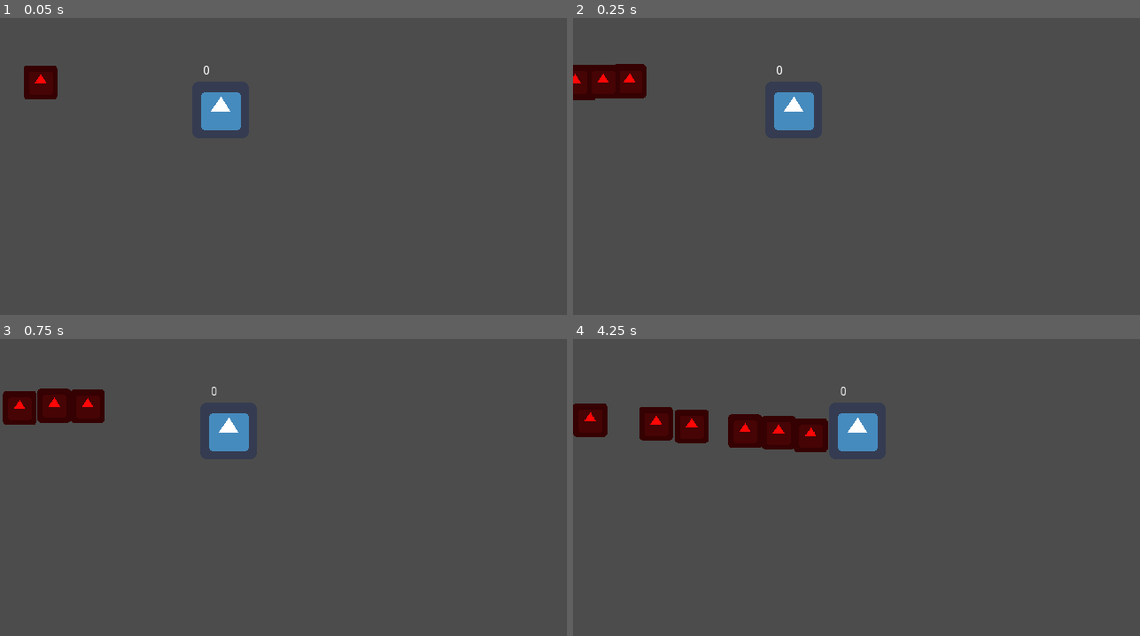
Above: before the commit, frames 1-4 (two rows, left to right).
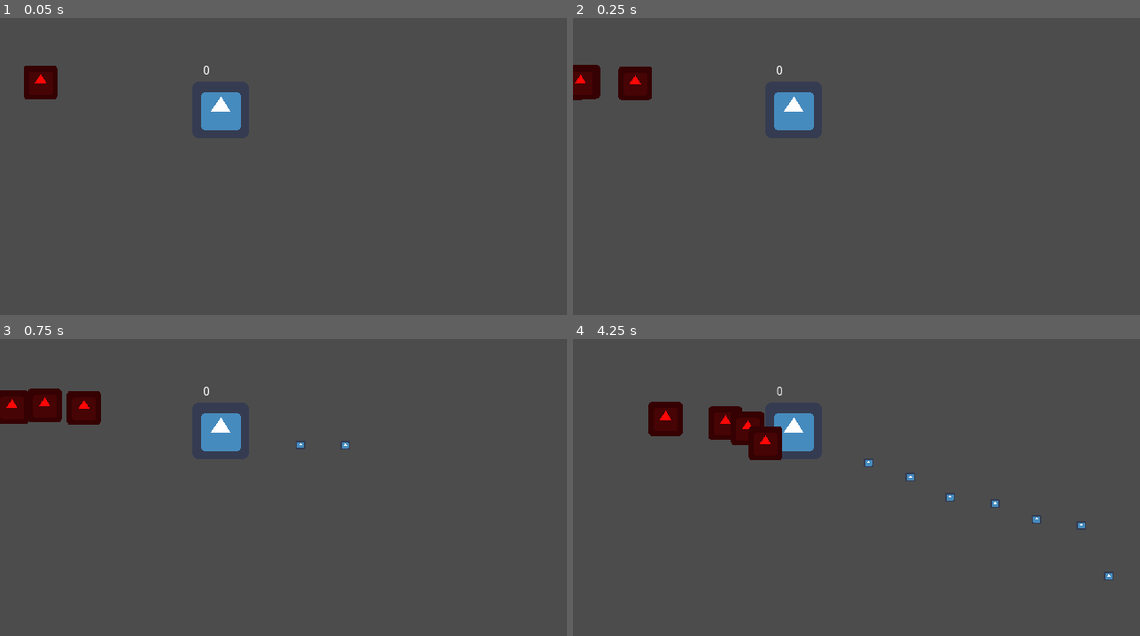
Above: after the commit, the same moments.

Repository: diegoteran/LudumDare52
Game: Godot game, scene res://world.tscn
The game is run twice, just before and just after one commit, with the same random seed, the same clock (stepped at 60 frames per second) and the same inputs. The engine's default icon, where the game draws it, is replaced by a stand-in: a white triangle on a blue panel in a dark square.
Inputs (mouse positions are in pixels of both pictures, inside the frame that each line leads up to):
- Up to frame 1 (0.05 s): no input
- Up to frame 2 (0.25 s): no input
- Up to frame 3 (0.75 s): move the mouse to (408, 463) at 0.52 s; press the mouse at (408, 463) at 0.53 s; hold Right (ui_right, bound only before the commit) from 0.53 s (still down)
- Up to frame 4 (4.25 s): move the mouse to (743, 493) at 1.27 s; release Right (ui_right, bound only before the commit) at 1.28 s; release the mouse at (743, 493) at 1.28 s; hold Down (ui_down, bound only before the commit) 1.28-2.03 s; click (743, 493) at 1.35 s; move the mouse to (913, 407) at 2.02 s; press the mouse at (913, 407) at 2.03 s; hold Right (ui_right, bound only before the commit) 2.03-2.78 s; move the mouse to (828, 540) at 2.77 s; release the mouse at (828, 540) at 2.78 s; hold Up (ui_up, bound only before the commit) 2.78-3.53 s; click (828, 540) at 2.85 s; move the mouse to (1026, 526) at 3.52 s; press the mouse at (1026, 526) at 3.53 s; hold Left (ui_left, bound only before the commit) from 3.53 s (still down)

Frame 1 is identical in both runs. In frame 2, 0.6% of the frame differs, in the area x 0-14%, y 15-28%; in frame 3, 1.1%; in frame 4, 4.8%, in the area x 0-96%, y 16-81%.

Commit message:
Add weapons and projectiles

Diff:
--- a/New folder/Hitboxes and Hurtboxes/HitBox.gd
+++ b/New folder/Hitboxes and Hurtboxes/HitBox.gd
@@ -1,3 +1,5 @@
 extends Area2D
 
 export var damage = 1
+export var knockback = 0;
+export var knockbackDirection = Vector2.ZERO;
--- a/New folder/enemies/Enemy.gd
+++ b/New folder/enemies/Enemy.gd
@@ -4,7 +4,8 @@
 export var MAX_SPEED = 50
 export var FRICTION = 200
 export var KNOCKBACK_FRICTION = 150
-export var hp = 5 setget set_hp
+export var MAX_HP = 5;
+var hp = MAX_HP setget set_hp
 
 enum {
 	IDLE,
@@ -19,7 +20,7 @@
 onready var hitBox = $HitBox
 onready var debug = $Debug
 onready var softCollision = $SoftCollision
-
+onready var healthBar = $HealthBar
 var state = CHASE
 var velocity = Vector2.ZERO
 var knockback = Vector2.ZERO
@@ -28,12 +29,16 @@
 func set_hp(new_value):
 	if new_value != hp:
 		hp = new_value
-#		if hp <= 0:
-#			_on_death()
+		healthBar.value = hp;
+		healthBar.visible = healthBar.value < MAX_HP;
+		if hp <= 0:
+			on_death();
+			state = DEAD;
 
 # Called when the node enters the scene tree for the first time.
 func _ready():
 	player = Globals.get_player()
+	$HealthBar.max_value = MAX_HP;
 
 func _physics_process(delta):
 	debug.text = str(state)
@@ -64,3 +69,17 @@
 	var direction = global_position.direction_to(point)
 	velocity = velocity.move_toward(direction * MAX_SPEED, ACCELERATION * delta)
 	sprite.flip_h = velocity.x < 0
+
+func hit_something():
+	print("HIT THE HUMAN")
+
+func on_death():
+	queue_free();
+
+func _on_HurtBox_area_entered(area):
+	var newHp = max(0, hp - area.damage);
+	print("enemy hit for " + str(area.damage))
+	set_hp(newHp);
+	knockback += area.knockback * area.knockbackDirection;
+	area.get_parent().hit_something();
+	pass # Replace with function body.
--- a/New folder/enemies/Enemy.tscn
+++ b/New folder/enemies/Enemy.tscn
@@ -10,6 +10,9 @@
 
 [sub_resource type="CircleShape2D" id=3]
 radius = 29.0
+
+[sub_resource type="CircleShape2D" id=4]
+radius = 29.2746
 
 [sub_resource type="CircleShape2D" id=2]
 radius = 17.1172
@@ -38,10 +41,23 @@
 [node name="HurtBox" parent="." instance=ExtResource( 2 )]
 collision_layer = 8
 
+[node name="CollisionShape2D2" type="CollisionShape2D" parent="HurtBox"]
+shape = SubResource( 4 )
+
 [node name="SoftCollision" parent="." instance=ExtResource( 3 )]
 
 [node name="CollisionShape2D" parent="SoftCollision" index="0"]
 shape = SubResource( 2 )
 
+[node name="HealthBar" type="ProgressBar" parent="."]
+visible = false
+margin_left = -24.0
+margin_top = -34.0
+margin_right = 22.0
+margin_bottom = -20.0
+percent_visible = false
+
+[connection signal="area_entered" from="HurtBox" to="." method="_on_HurtBox_area_entered"]
+
 [editable path="HitBox"]
 [editable path="SoftCollision"]
--- a/New folder/player/Player.gd
+++ b/New folder/player/Player.gd
@@ -35,13 +35,22 @@
 
 	move()
 
+func _process(delta):
+	if Input.is_action_pressed("attack"):
+		var direction = (get_global_mouse_position() - global_position).normalized()
+		if Input.is_action_just_pressed("attack"):
+			$Weapon.shoot(direction);
+		else:
+			$Weapon.auto_shoot(direction);
+
+
 func move():
 	velocity = move_and_slide(velocity)
 
 func move_state(delta):
 	var input_vector = Vector2.ZERO
-	input_vector.x = Input.get_action_strength("ui_right") - Input.get_action_strength("ui_left")
-	input_vector.y = Input.get_action_strength("ui_down") - Input.get_action_strength("ui_up")
+	input_vector.x = Input.get_action_strength("move_right") - Input.get_action_strength("move_left")
+	input_vector.y = Input.get_action_strength("move_down") - Input.get_action_strength("move_up")
 	input_vector = input_vector.normalized()
 
 	if input_vector != Vector2.ZERO:
--- a/New folder/player/Player.tscn
+++ b/New folder/player/Player.tscn
@@ -1,8 +1,9 @@
-[gd_scene load_steps=6 format=2]
+[gd_scene load_steps=7 format=2]
 
 [ext_resource path="res://icon.png" type="Texture" id=1]
 [ext_resource path="res://player/Player.gd" type="Script" id=2]
 [ext_resource path="res://Hitboxes and Hurtboxes/HurtBox.tscn" type="PackedScene" id=3]
+[ext_resource path="res://projectiles/weapon.tscn" type="PackedScene" id=4]
 
 [sub_resource type="CapsuleShape2D" id=1]
 radius = 22.0
@@ -31,6 +32,16 @@
 [node name="CollisionShape2D" parent="HurtBox" index="0"]
 shape = SubResource( 2 )
 
+[node name="Weapon" parent="." instance=ExtResource( 4 )]
+position = Vector2( -27, 35 )
+projectileSpeed = 500
+projectileAliveTime = 2.0
+projectileCritDmg = 2
+projectileCritChance = 0.2
+projectileKnockback = 50
+spray = 5
+automatic = true
+
 [connection signal="area_entered" from="HurtBox" to="." method="_on_HurtBox_area_entered"]
 
 [editable path="HurtBox"]
--- a/New folder/project.godot
+++ b/New folder/project.godot
@@ -31,32 +31,81 @@
 
 [input]
 
+ui_accept={
+"deadzone": 0.5,
+"events": [  ]
+}
+ui_select={
+"deadzone": 0.5,
+"events": [  ]
+}
+ui_cancel={
+"deadzone": 0.5,
+"events": [  ]
+}
+ui_focus_next={
+"deadzone": 0.5,
+"events": [  ]
+}
+ui_focus_prev={
+"deadzone": 0.5,
+"events": [  ]
+}
 ui_left={
 "deadzone": 0.5,
-"events": [ Object(InputEventKey,"resource_local_to_scene":false,"resource_name":"","device":0,"alt":false,"shift":false,"control":false,"meta":false,"command":false,"pressed":false,"scancode":16777231,"physical_scancode":0,"unicode":0,"echo":false,"script":null)
-, Object(InputEventJoypadButton,"resource_local_to_scene":false,"resource_name":"","device":0,"button_index":14,"pressure":0.0,"pressed":false,"script":null)
-, Object(InputEventKey,"resource_local_to_scene":false,"resource_name":"","device":0,"alt":false,"shift":false,"control":false,"meta":false,"command":false,"pressed":false,"scancode":65,"physical_scancode":0,"unicode":0,"echo":false,"script":null)
- ]
+"events": [  ]
 }
 ui_right={
 "deadzone": 0.5,
-"events": [ Object(InputEventKey,"resource_local_to_scene":false,"resource_name":"","device":0,"alt":false,"shift":false,"control":false,"meta":false,"command":false,"pressed":false,"scancode":16777233,"physical_scancode":0,"unicode":0,"echo":false,"script":null)
-, Object(InputEventJoypadButton,"resource_local_to_scene":false,"resource_name":"","device":0,"button_index":15,"pressure":0.0,"pressed":false,"script":null)
-, Object(InputEventKey,"resource_local_to_scene":false,"resource_name":"","device":0,"alt":false,"shift":false,"control":false,"meta":false,"command":false,"pressed":false,"scancode":68,"physical_scancode":0,"unicode":0,"echo":false,"script":null)
- ]
+"events": [  ]
 }
 ui_up={
 "deadzone": 0.5,
-"events": [ Object(InputEventKey,"resource_local_to_scene":false,"resource_name":"","device":0,"alt":false,"shift":false,"control":false,"meta":false,"command":false,"pressed":false,"scancode":16777232,"physical_scancode":0,"unicode":0,"echo":false,"script":null)
-, Object(InputEventJoypadButton,"resource_local_to_scene":false,"resource_name":"","device":0,"button_index":12,"pressure":0.0,"pressed":false,"script":null)
-, Object(InputEventKey,"resource_local_to_scene":false,"resource_name":"","device":0,"alt":false,"shift":false,"control":false,"meta":false,"command":false,"pressed":false,"scancode":87,"physical_scancode":0,"unicode":0,"echo":false,"script":null)
- ]
+"events": [  ]
 }
 ui_down={
 "deadzone": 0.5,
-"events": [ Object(InputEventKey,"resource_local_to_scene":false,"resource_name":"","device":0,"alt":false,"shift":false,"control":false,"meta":false,"command":false,"pressed":false,"scancode":16777234,"physical_scancode":0,"unicode":0,"echo":false,"script":null)
-, Object(InputEventJoypadButton,"resource_local_to_scene":false,"resource_name":"","device":0,"button_index":13,"pressure":0.0,"pressed":false,"script":null)
-, Object(InputEventKey,"resource_local_to_scene":false,"resource_name":"","device":0,"alt":false,"shift":false,"control":false,"meta":false,"command":false,"pressed":false,"scancode":83,"physical_scancode":0,"unicode":0,"echo":false,"script":null)
+"events": [  ]
+}
+ui_page_up={
+"deadzone": 0.5,
+"events": [  ]
+}
+ui_page_down={
+"deadzone": 0.5,
+"events": [  ]
+}
+ui_home={
+"deadzone": 0.5,
+"events": [  ]
+}
+ui_end={
+"deadzone": 0.5,
+"events": [  ]
+}
+attack={
+"deadzone": 0.5,
+"events": [ Object(InputEventMouseButton,"resource_local_to_scene":false,"resource_name":"","device":0,"alt":false,"shift":false,"control":false,"meta":false,"command":false,"button_mask":0,"position":Vector2( 0, 0 ),"global_position":Vector2( 0, 0 ),"factor":1.0,"button_index":1,"pressed":false,"doubleclick":false,"script":null)
+ ]
+}
+move_left={
+"deadzone": 0.5,
+"events": [ Object(InputEventKey,"resource_local_to_scene":false,"resource_name":"","device":0,"alt":false,"shift":false,"control":false,"meta":false,"command":false,"pressed":false,"scancode":65,"physical_scancode":0,"unicode":0,"echo":false,"script":null)
+ ]
+}
+move_right={
+"deadzone": 0.5,
+"events": [ Object(InputEventKey,"resource_local_to_scene":false,"resource_name":"","device":0,"alt":false,"shift":false,"control":false,"meta":false,"command":false,"pressed":false,"scancode":68,"physical_scancode":0,"unicode":0,"echo":false,"script":null)
+ ]
+}
+move_up={
+"deadzone": 0.5,
+"events": [ Object(InputEventKey,"resource_local_to_scene":false,"resource_name":"","device":0,"alt":false,"shift":false,"control":false,"meta":false,"command":false,"pressed":false,"scancode":87,"physical_scancode":0,"unicode":0,"echo":false,"script":null)
+ ]
+}
+move_down={
+"deadzone": 0.5,
+"events": [ Object(InputEventKey,"resource_local_to_scene":false,"resource_name":"","device":0,"alt":false,"shift":false,"control":false,"meta":false,"command":false,"pressed":false,"scancode":83,"physical_scancode":0,"unicode":0,"echo":false,"script":null)
  ]
 }
 
--- /dev/null
+++ b/New folder/projectiles/projectile.gd
@@ -0,0 +1,37 @@
+extends KinematicBody2D
+
+export var ALIVE_TIME = 0.5
+export var SPEED = 100
+export var DMG = 10.0
+export var CRIT_DMG = 5.0
+export var CRIT_CHANCE = 0.1
+export var KNOCKBACK = 1.0;
+
+onready var hitbox = $HitBox
+
+var velocity = Vector2.ZERO
+var timeAlive = 0;
+
+# Called when the node enters the scene tree for the first time.
+func _ready():
+	return;
+
+func _process(delta):
+	timeAlive += delta;
+	if (timeAlive > ALIVE_TIME):
+		queue_free()
+
+func _physics_process(delta):
+	velocity = move_and_slide(velocity)
+
+func shoot(direction):
+	velocity = SPEED*direction.normalized();
+	hitbox.damage = DMG;
+	if rand_range(0,1) < CRIT_CHANCE:
+		print("Crit!")
+		hitbox.damage += CRIT_DMG;
+	hitbox.knockback = KNOCKBACK;
+	hitbox.knockbackDirection = direction;
+
+func hit_something():
+	queue_free();
--- /dev/null
+++ b/New folder/projectiles/projectile.tscn
@@ -0,0 +1,31 @@
+[gd_scene load_steps=6 format=2]
+
+[ext_resource path="res://Hitboxes and Hurtboxes/HitBox.tscn" type="PackedScene" id=1]
+[ext_resource path="res://icon.png" type="Texture" id=3]
+[ext_resource path="res://projectiles/projectile.gd" type="Script" id=4]
+
+[sub_resource type="CircleShape2D" id=1]
+radius = 5.0
+
+[sub_resource type="CircleShape2D" id=2]
+radius = 9.0
+
+[node name="Projectile" type="KinematicBody2D"]
+script = ExtResource( 4 )
+
+[node name="CollisionShape2D" type="CollisionShape2D" parent="."]
+shape = SubResource( 1 )
+disabled = true
+
+[node name="HitBox" parent="." instance=ExtResource( 1 )]
+collision_mask = 8
+
+[node name="CollisionShape2D" parent="HitBox" index="0"]
+shape = SubResource( 2 )
+
+[node name="Sprite" type="Sprite" parent="."]
+position = Vector2( 7.62939e-06, 1.90735e-06 )
+scale = Vector2( 0.171875, 0.15625 )
+texture = ExtResource( 3 )
+
+[editable path="HitBox"]
--- /dev/null
+++ b/New folder/projectiles/weapon.gd
@@ -0,0 +1,55 @@
+extends Node2D
+
+var projectile = preload("res://projectiles/projectile.tscn")
+
+# How fast the bullet will be
+export var projectileSpeed = 10
+# Base damage to the bullet
+export var projectileDmg = 1
+# How many seconds the bullet will remain before disapearing
+export var projectileAliveTime = 0.2
+# Additional damage on crit
+export var projectileCritDmg = 5
+# probability that crit will occur each shot
+export var projectileCritChance = 0.4
+# How much knockbac the bullet will have
+export var projectileKnockback = 1
+# how long between bullets shot
+export var fireRate = 0.1
+# Spread of bullets in degrees
+export var spray = 10
+# Whether or not the gun needs to be clicked for each bullet
+export var automatic = false
+
+
+var cooldown = 0
+var BUFFER_DIST = 50
+
+func _process(delta):
+	cooldown = max(0, cooldown-delta)
+	var percent = (cooldown/fireRate)
+	$cooldown.value = $cooldown.max_value - ($cooldown.max_value * (cooldown/fireRate))
+	if percent == 0:
+		$cooldown.visible = false
+	else:
+		$cooldown.visible = true
+
+func auto_shoot(direction):
+	if automatic:
+		shoot(direction);
+
+func shoot(direction):
+	if cooldown > 0:
+		return;
+	var p = projectile.instance()
+	p.ALIVE_TIME = projectileAliveTime
+	p.SPEED = projectileSpeed
+	p.DMG = projectileDmg
+	p.CRIT_DMG = projectileCritDmg
+	p.CRIT_CHANCE = projectileCritChance
+	p.KNOCKBACK = projectileKnockback
+	p.global_position = get_parent().global_position + direction.normalized()*BUFFER_DIST
+	get_tree().root.add_child(p)
+	direction = direction.rotated(deg2rad(rand_range(-spray, spray)))
+	p.shoot(direction)
+	cooldown = fireRate
--- /dev/null
+++ b/New folder/projectiles/weapon.tscn
@@ -0,0 +1,11 @@
+[gd_scene load_steps=2 format=2]
+
+[ext_resource path="res://projectiles/weapon.gd" type="Script" id=1]
+
+[node name="Weapon" type="Node2D"]
+script = ExtResource( 1 )
+
+[node name="cooldown" type="ProgressBar" parent="."]
+margin_right = 54.0
+margin_bottom = 14.0
+percent_visible = false
Not shown: 1 places in New folder/enemies/Enemy.tscn that only renumber resources
